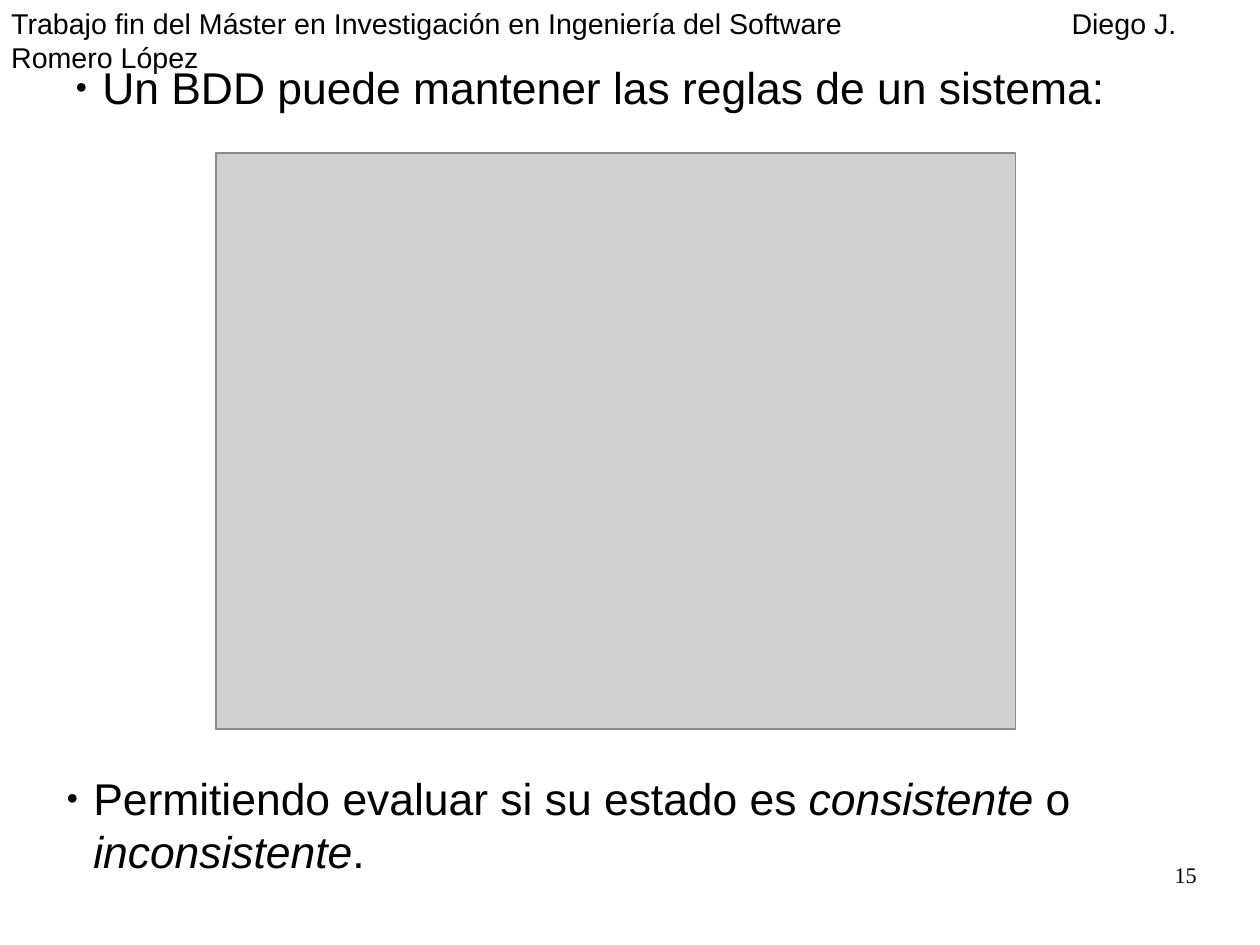
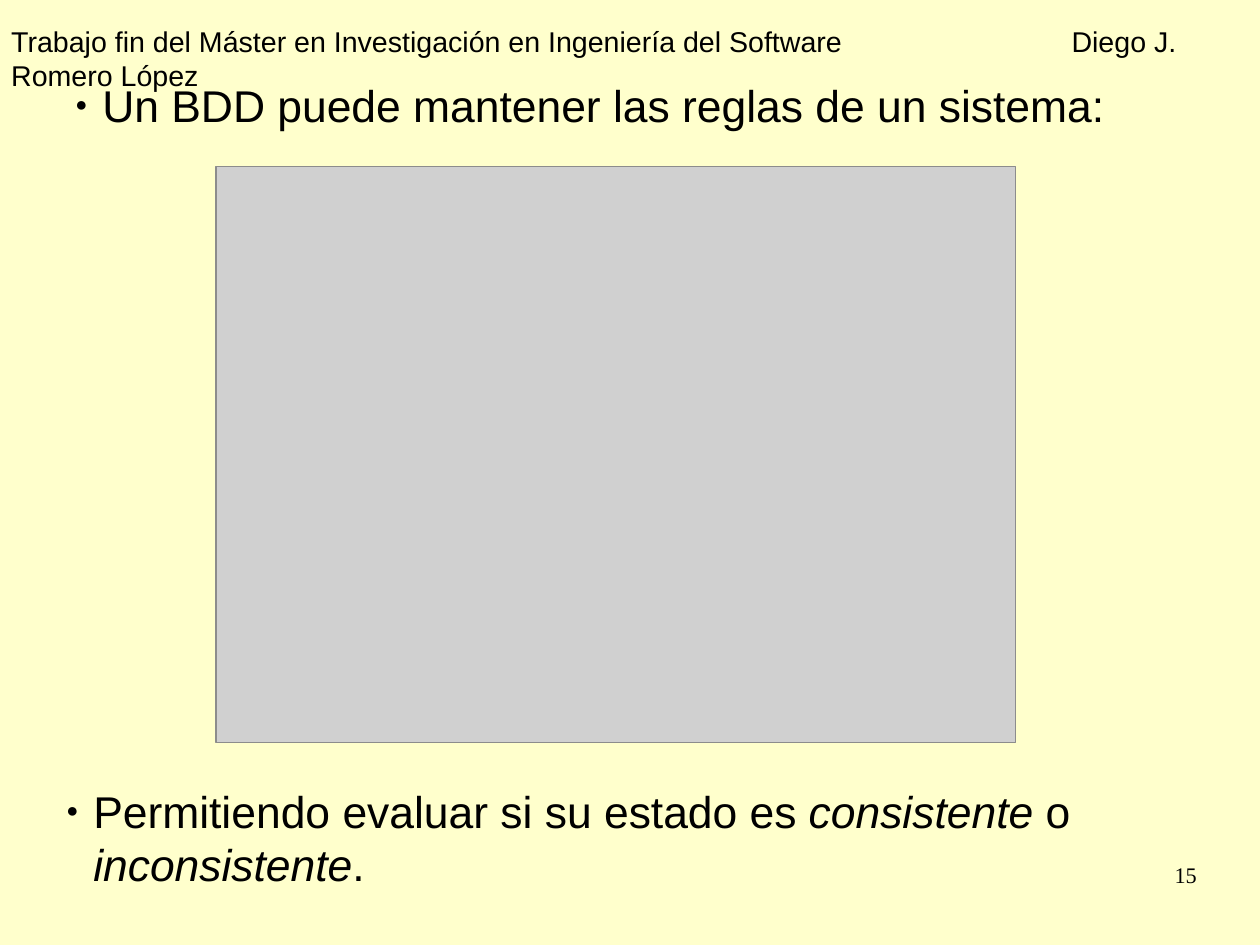
Before and after one commit to diegojromerolopez/djbdd, a slide deck: slide 15 of doc/presentacion.odp. Drawn at 1260x945 pixels with LibreOffice and Linux fonts; fonts in the diff are those of the drawing; grey boxes stand for pictures. Boxes give left, top, right and bottom in pixels: in the first picture for what was removed or moved away, otherwise in the second. Text is boxed around its words. In the diff, an @@ line names an element or a change of style, - is before the commit and + after.

```diff
--- a/doc/presentacion.odp
+++ b/doc/presentacion.odp
@@ background #FFFFFF to #FFFFCC @@
@@ text "Trabajo fin del Máster en ...": place and size @@
-text "Trabajo fin del Máster en ..." at [11, 13, 1176, 39]
+text "Trabajo fin del Máster en ..." at [11, 31, 1176, 57]
@@ text "Un BDD puede mantener las ...": place and size @@
-text "Un BDD puede mantener las ..." at [102, 69, 1104, 113]
+text "Un BDD puede mantener las ..." at [102, 87, 1104, 131]
@@ picture: place and size @@
-picture at [216, 153, 1016, 729]
+picture at [216, 167, 1016, 743]
@@ text "Permitiendo evaluar si su estado ...": place and size @@
-text "Permitiendo evaluar si su estado ..." at [93, 782, 1071, 869]
+text "Permitiendo evaluar si su estado ..." at [93, 795, 1071, 882]
```
Also in this commit, not shown: 23 other slides changed, 3 slides added, 2 slides removed, 1 other file.
